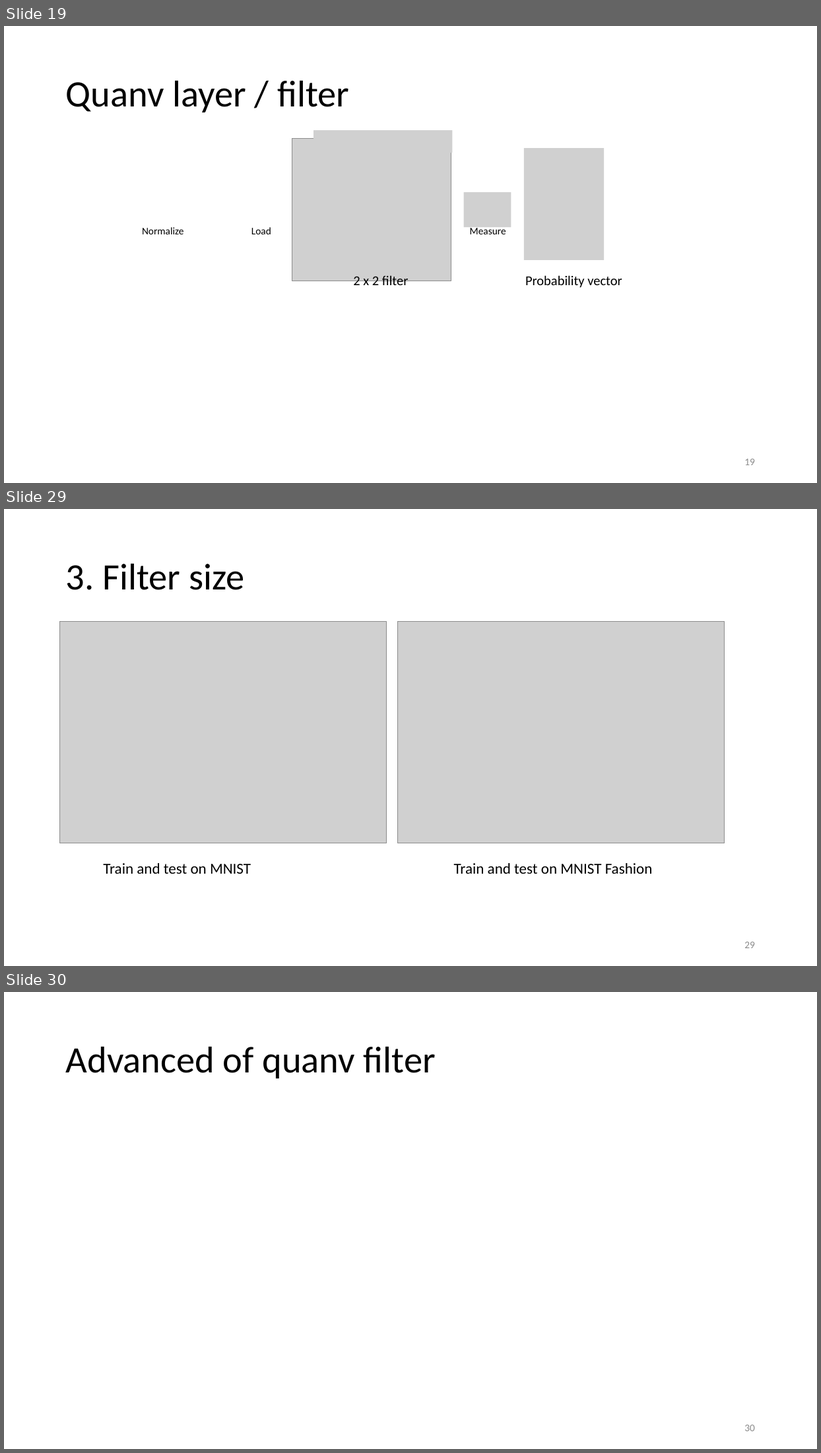
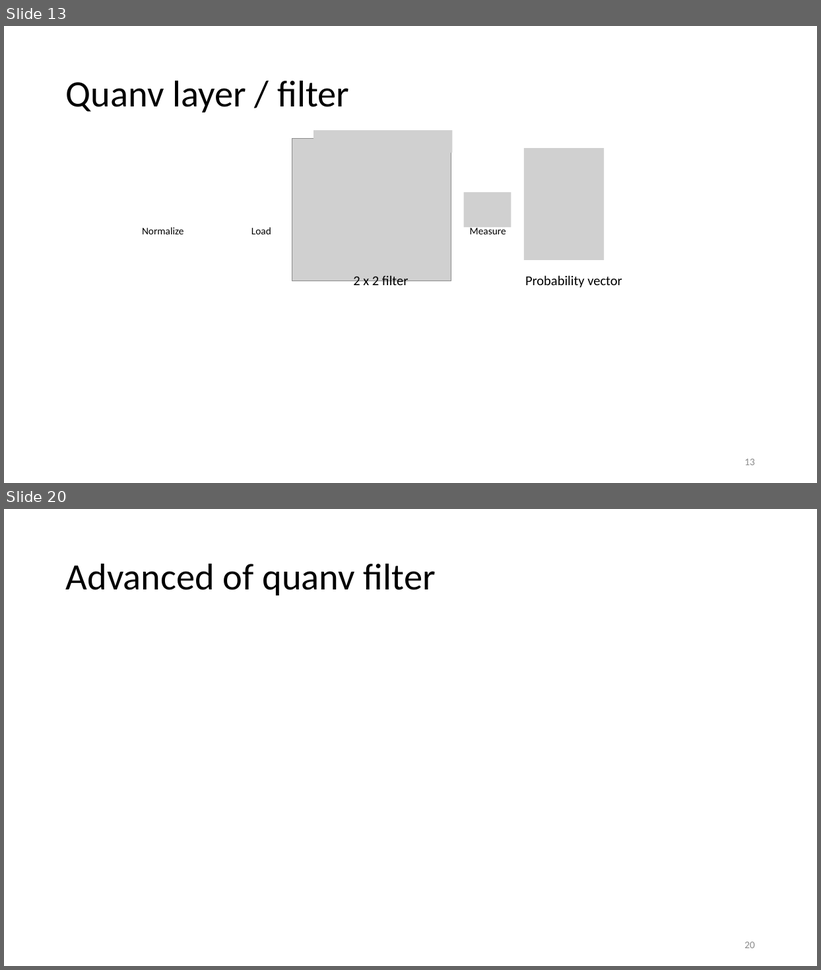
Before and after one commit to vutuanhai237/DynamicQNN, a slide deck: thesis/Quanvolutional neural network.pptx. Shown one above the other, each under a label of ours: slides 19, 29 and 30 before the commit, slides 13 and 20 after it; the slides between them are not shown. The pictures are 821x1453 and 821x970 pixels, drawn with LibreOffice and Linux fonts; fonts in the diff are those of the drawing; grey boxes stand for pictures. Boxes give left, top, right and bottom in pixels: in the first picture for what was removed or moved away, otherwise in the second. Text is boxed around its words. In the diff, an @@ line names an element or a change of style, - is before the commit and + after.

```diff
--- a/thesis/Quanvolutional neural network.pptx
+++ b/thesis/Quanvolutional neural network.pptx
@@ slide 29 removed at [4, 509, 817, 966], background #FFFFFF @@
@@ title removed at [66, 563, 244, 590] @@
-3. Filter size
@@ picture removed at [60, 622, 387, 844] @@
@@ picture removed at [397, 622, 725, 844] @@
@@ text removed at [103, 863, 251, 874] @@
-Train and test on MNIST
@@ text removed at [454, 863, 653, 874] @@
-Train and test on MNIST Fashion
@@ page number removed at [745, 942, 755, 949] @@
-29
@@ what was slide 19 is now slide 13 @@
@@ page number at [745, 459, 755, 466]: text changed @@
-19
+13
@@ what was slide 30 is now slide 20 @@
```
Also in this commit, not shown: 12 slides changed, 3 slides added, 9 other slides removed.
